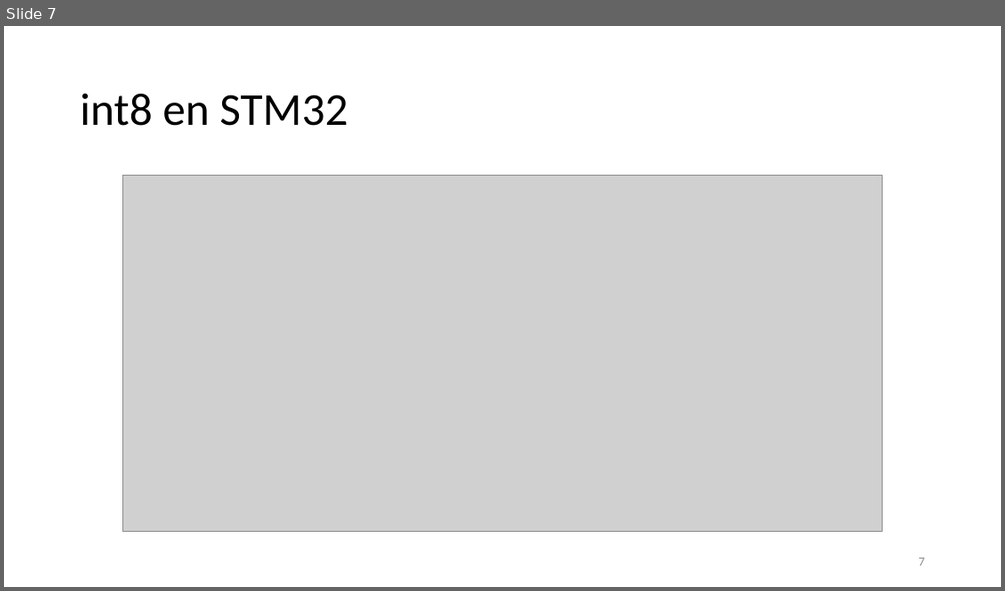
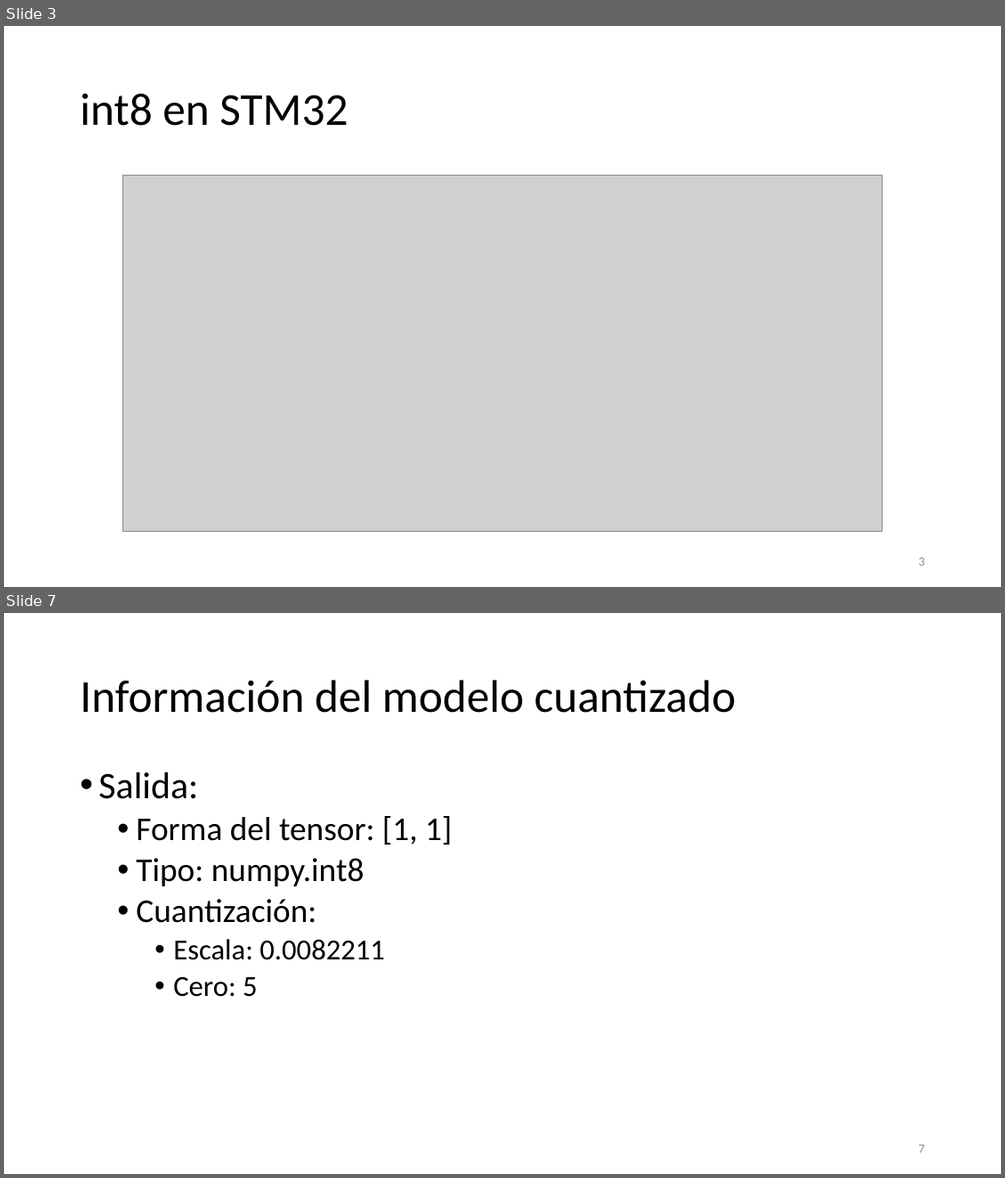
Before and after one commit to Daivd093/EdgeAI4BionicControl, a slide deck: Edge Computing para Control Biónico con Señales Cerebrales.pptx. Shown one above the other, each under a label of ours: slide 7 before the commit, slides 3 and 7 after it; the slides between them are not shown. The pictures are 1005x591 and 1005x1178 pixels, drawn with LibreOffice and Linux fonts; fonts in the diff are those of the drawing; grey boxes stand for pictures. Boxes give left, top, right and bottom in pixels: in the first picture for what was removed or moved away, otherwise in the second. Text is boxed around its words. In the diff, an @@ line names an element or a change of style, - is before the commit and + after.

```diff
--- a/Edge Computing para Control Biónico con Señales Cerebrales.pptx
+++ b/Edge Computing para Control Biónico con Señales Cerebrales.pptx
@@ slide 7 added at bbox=[4, 613, 1001, 1174], background #FFFFFF @@
@@ title added at bbox=[80, 680, 736, 713], 44 pt, text #000000 @@
+Información del modelo cuantizado
@@ text added at bbox=[98, 772, 452, 997], 32 pt, text #000000 @@
+• Salida:
+  • Forma del tensor: [1, 1]
+  • Tipo: numpy.int8
+  • Cuantización:
+    • Escala: 0.0082211
+    • Cero: 5
@@ page number added at bbox=[918, 1144, 924, 1152], 12 pt, text #8C8C8C @@
+7
@@ what was slide 7 is now slide 3 @@
@@ page number at bbox=[918, 557, 924, 565]: text changed @@
-7
+3
```
Also in this commit, not shown: 4 other slides added, 8 slides removed, 5 other files.
